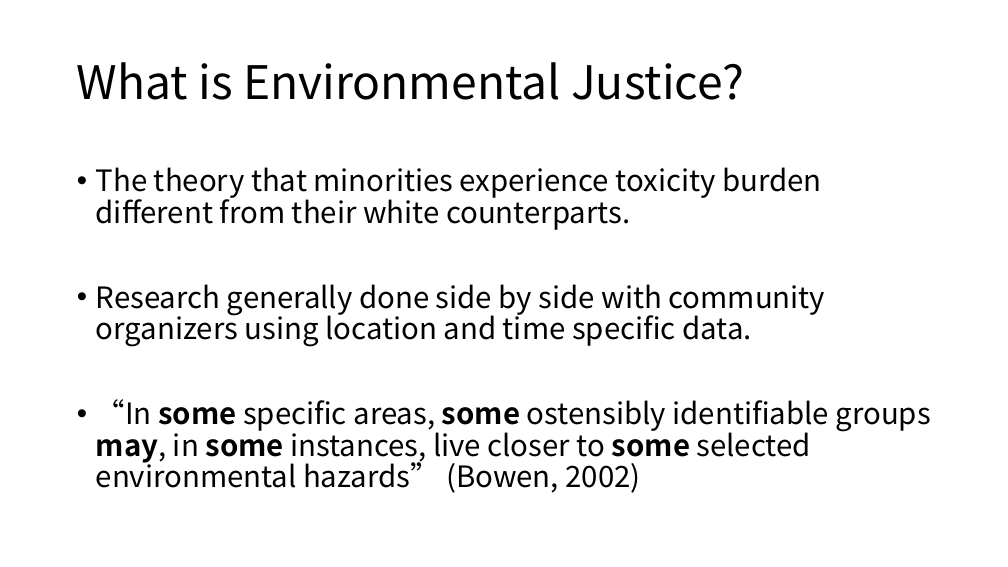
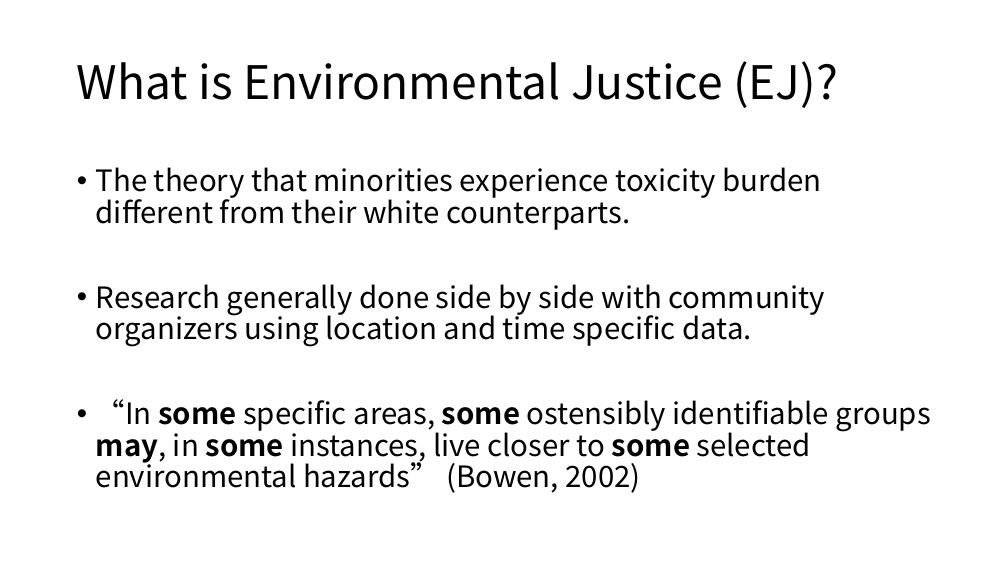
Before and after one commit to DukeStatSci/thesis-sp18-driscoll-envjustice, a slide deck: slide 2 of images/thesis.pptx. Drawn at 1008x567 pixels with LibreOffice and Linux fonts; fonts in the diff are those of the drawing. Boxes give left, top, right and bottom in pixels: in the first picture for what was removed or moved away, otherwise in the second. Text is boxed around its words. In the diff, an @@ line names an element or a change of style, - is before the commit and + after.

Commit message:
final (?) commit

```diff
--- a/images/thesis.pptx
+++ b/images/thesis.pptx
@@ title at [77,61,838,108]: text changed @@
-What is Environmental Justice?
+What is Environmental Justice (EJ)?
```
Also in this commit, not shown: 1 slide added.
